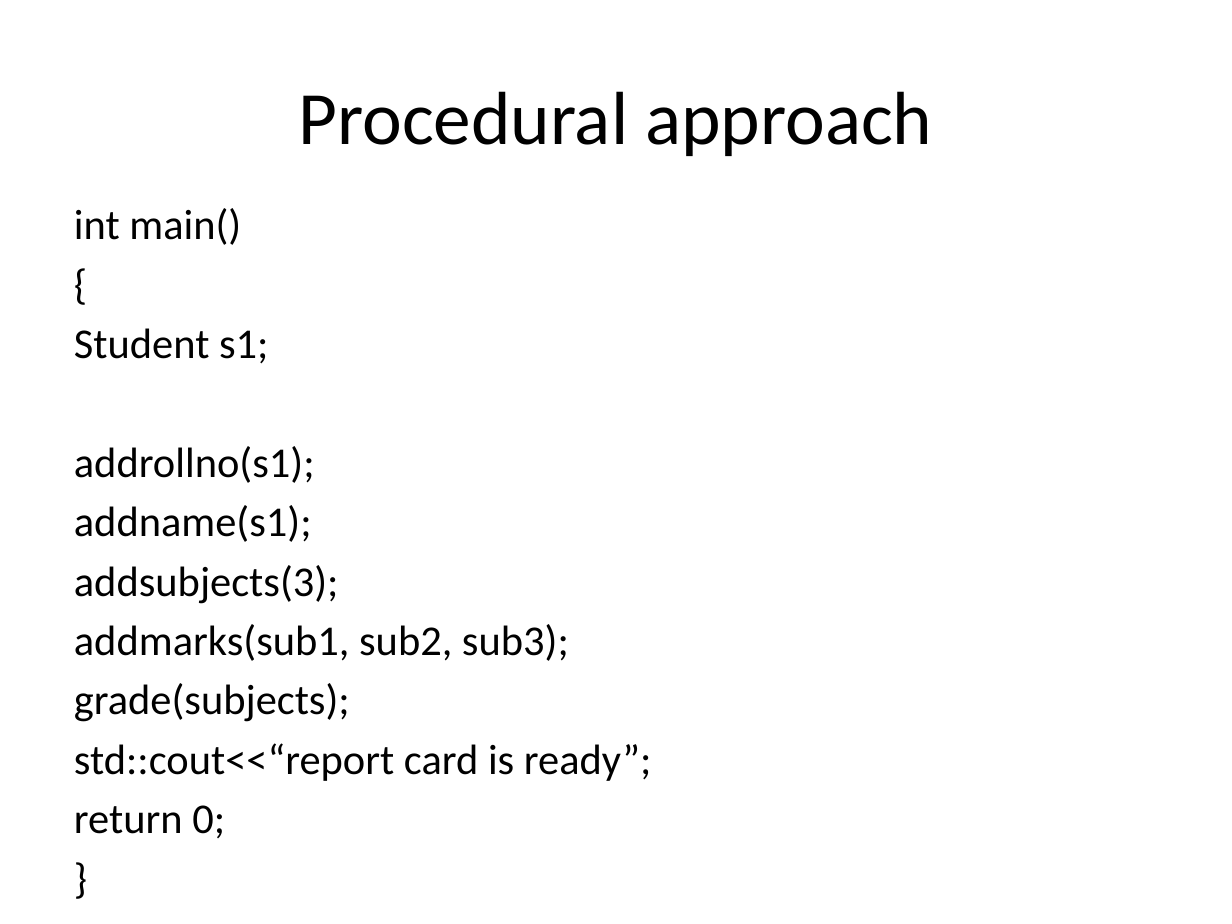
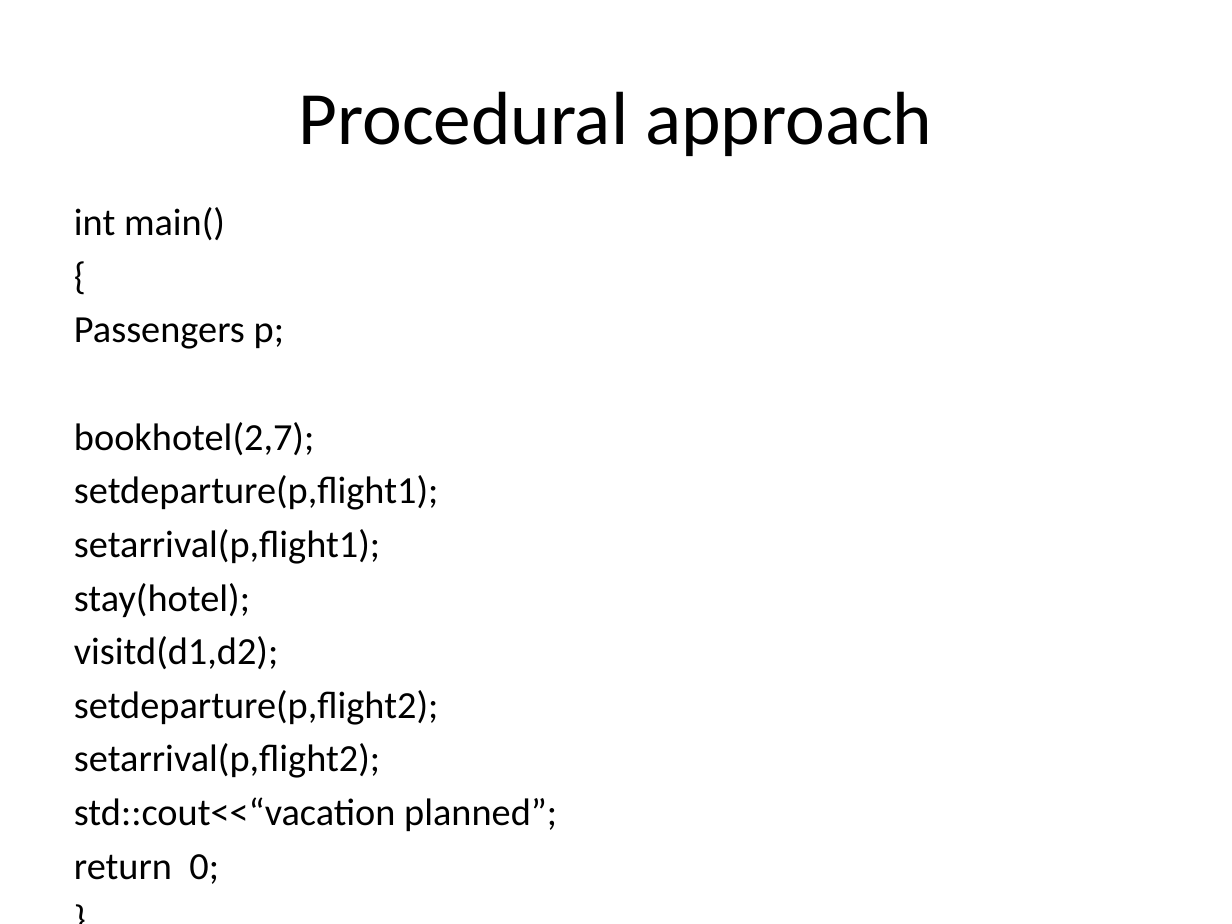
Before and after one commit to Shagun99/FOCP2, a slide deck: slide 2 of Drills/drill1.pptx. Drawn at 1232x924 pixels with LibreOffice and Linux fonts; fonts in the diff are those of the drawing. Boxes give left, top, right and bottom in pixels: in the first picture for what was removed or moved away, otherwise in the second. Text is boxed around its words. In the diff, an @@ line names an element or a change of style, - is before the commit and + after.

```diff
--- a/Drills/drill1.pptx
+++ b/Drills/drill1.pptx
@@ text at bbox=[74, 207, 225, 240]: size 24.8 to 22.4 pt in "int main()", "{", "return 0;", "}"; indent changed @@
@@ text at bbox=[74, 317, 557, 832]: text changed; size 24.8 to 22.4 pt @@
-Student s1;
-addrollno(s1);
-addname(s1);
-addsubjects(3);
-addmarks(sub1, sub2, sub3);
-grade(subjects);
-std::cout<<“report card is ready”;
+Passengers p;
+bookhotel(2,7);
+setdeparture(p,flight1);
+setarrival(p,flight1);
+stay(hotel);
+visitd(d1,d2);
+setdeparture(p,flight2);
+setarrival(p,flight2);
+std::cout<<“vacation planned”;
```
Also in this commit, not shown: 1 other slide changed, 17 other files.
